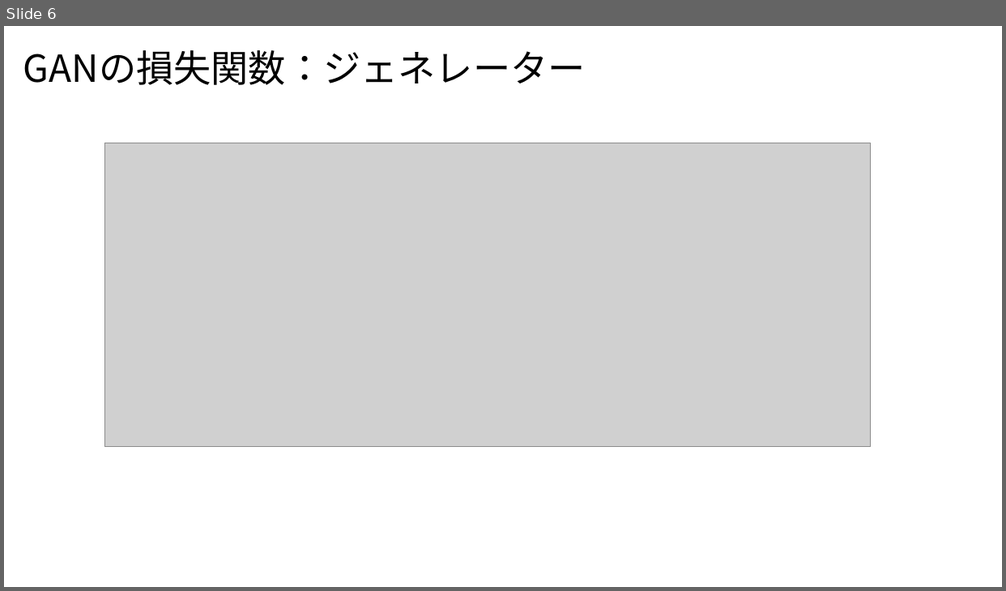
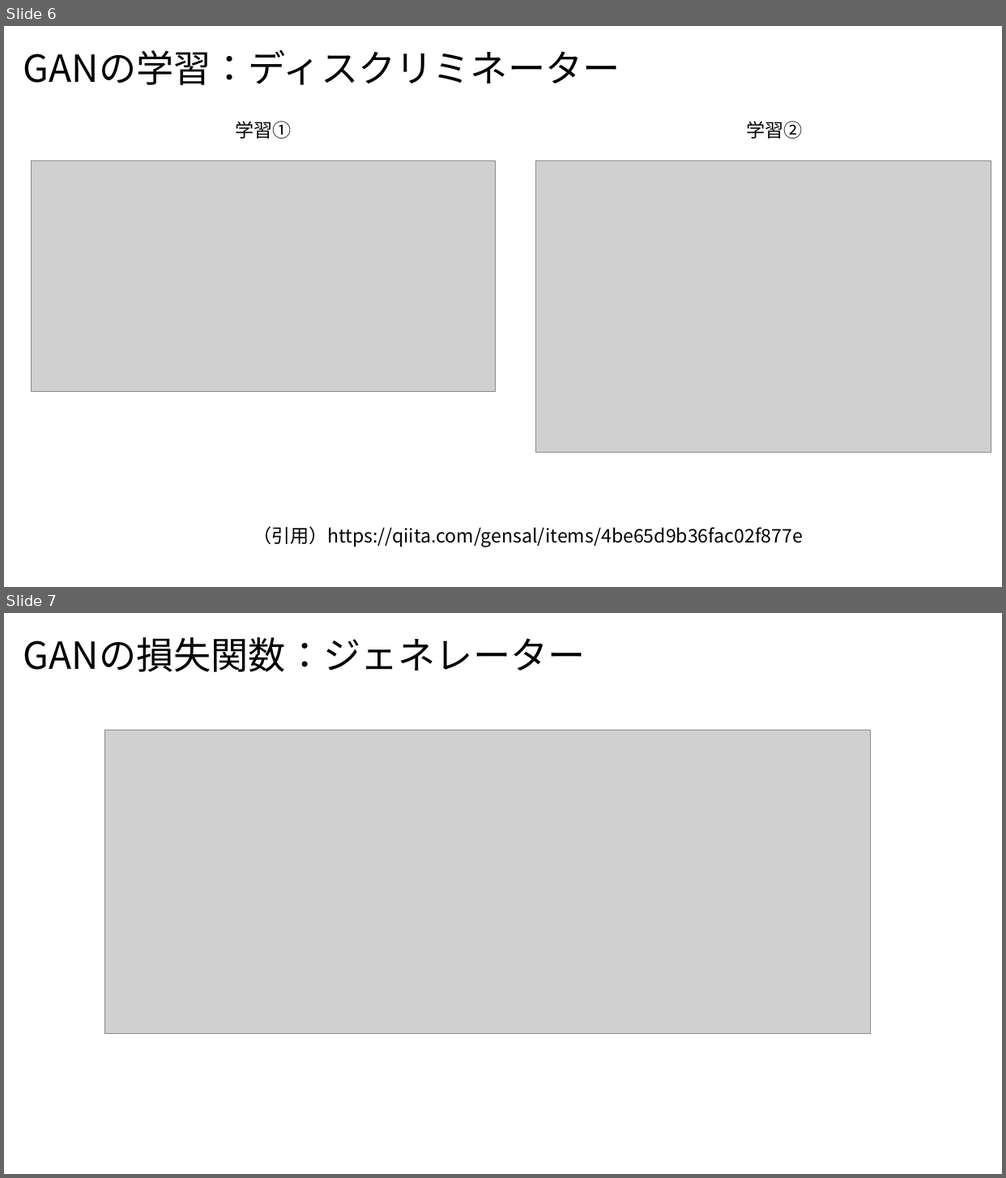
Before and after one commit to nakayasu720/report, a slide deck: GANによるデータ生成.pptx. Shown one above the other, each under a label of ours: slide 6 before the commit, slides 6 and 7 after it. The pictures are 1006x591 and 1006x1178 pixels, drawn with LibreOffice and Linux fonts; fonts in the diff are those of the drawing; grey boxes stand for pictures. Boxes give left, top, right and bottom in pixels: in the first picture for what was removed or moved away, otherwise in the second. Text is boxed around its words. In the diff, an @@ line names an element or a change of style, - is before the commit and + after.

```diff
--- a/GANによるデータ生成.pptx
+++ b/GANによるデータ生成.pptx
@@ slide 6 added at box(4, 26, 1002, 587), background #FFFFFF @@
@@ title added at box(23, 50, 620, 85), 36 pt, text #000000 @@
+GANの学習：ディスクリミネーター
@@ text added at box(236, 121, 292, 139), 18 pt, text #000000 @@
+学習①
@@ text added at box(747, 121, 803, 139), 18 pt, text #000000 @@
+学習②
@@ picture added at box(31, 160, 495, 391) @@
@@ picture added at box(536, 160, 991, 453) @@
@@ text added at box(253, 527, 803, 548), 18 pt, text #000000 @@
+（引用）https://qiita.com/gensal/items/4be65d9b36fac02f877e
@@ what was slide 6 is now slide 7 @@
```
Also in this commit, not shown: 4 other slides added.
